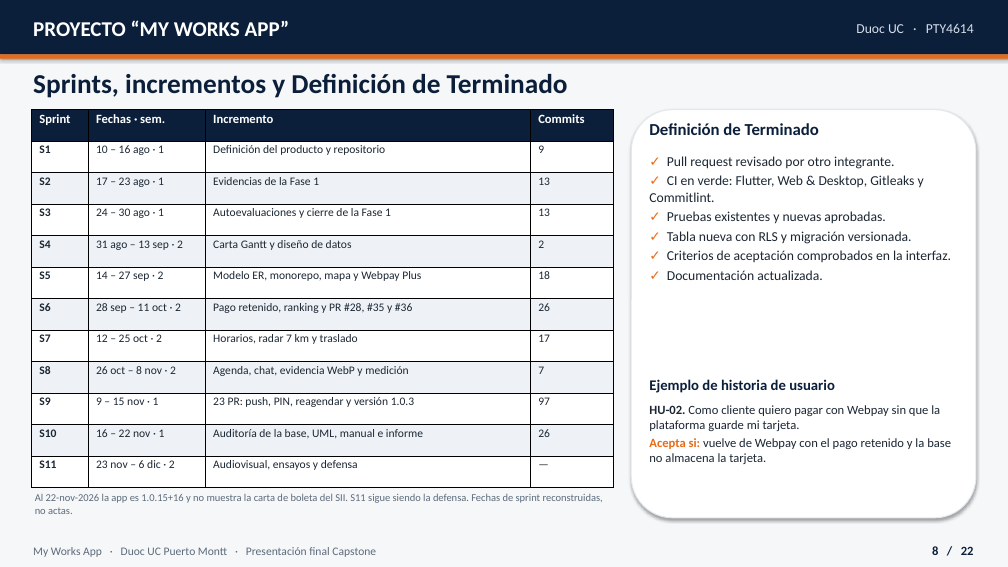
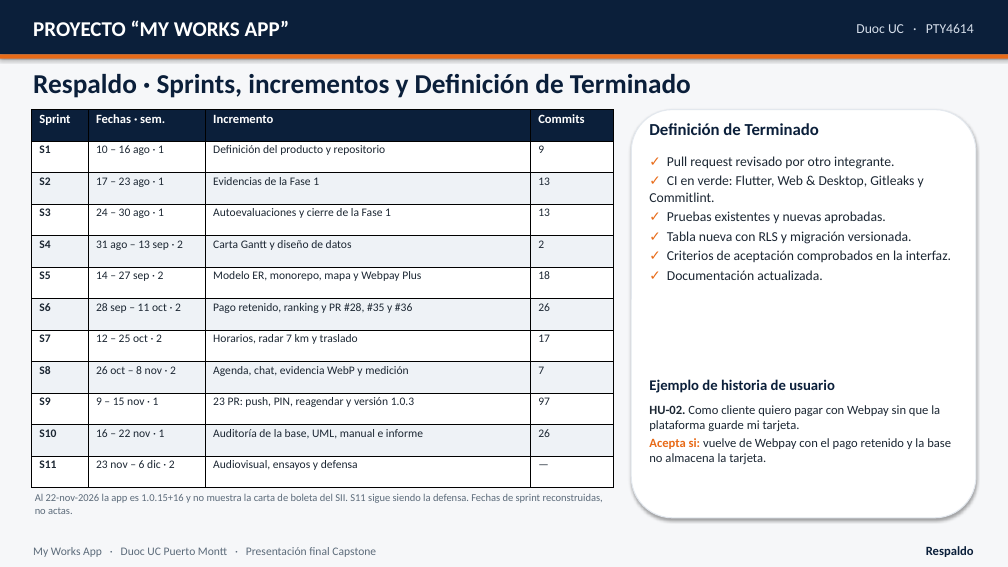
Before and after one commit to MathiasAlejandr0/MyWorksAppProyect, a slide deck: slide 14 of Fase 2/Presentacion_final_MyWorksApp.pptx (slide 8 before the commit). Drawn at 1008x567 pixels with LibreOffice and Linux fonts; fonts in the diff are those of the drawing. Boxes give left, top, right and bottom in pixels: in the first picture for what was removed or moved away, otherwise in the second. Text is boxed around its words. In the diff, an @@ line names an element or a change of style, - is before the commit and + after.

```diff
--- a/Fase 2/Presentacion_final_MyWorksApp.pptx
+++ b/Fase 2/Presentacion_final_MyWorksApp.pptx
@@ text at [33, 74, 691, 98]: text changed @@
-Sprints, incrementos y Definición de Terminado
+Respaldo · Sprints, incrementos y Definición de Terminado
@@ text at [926, 546, 974, 557]: text changed @@
-8 / 22
+Respaldo
```
Also in this commit, not shown: 20 other slides changed, 5 other files.
